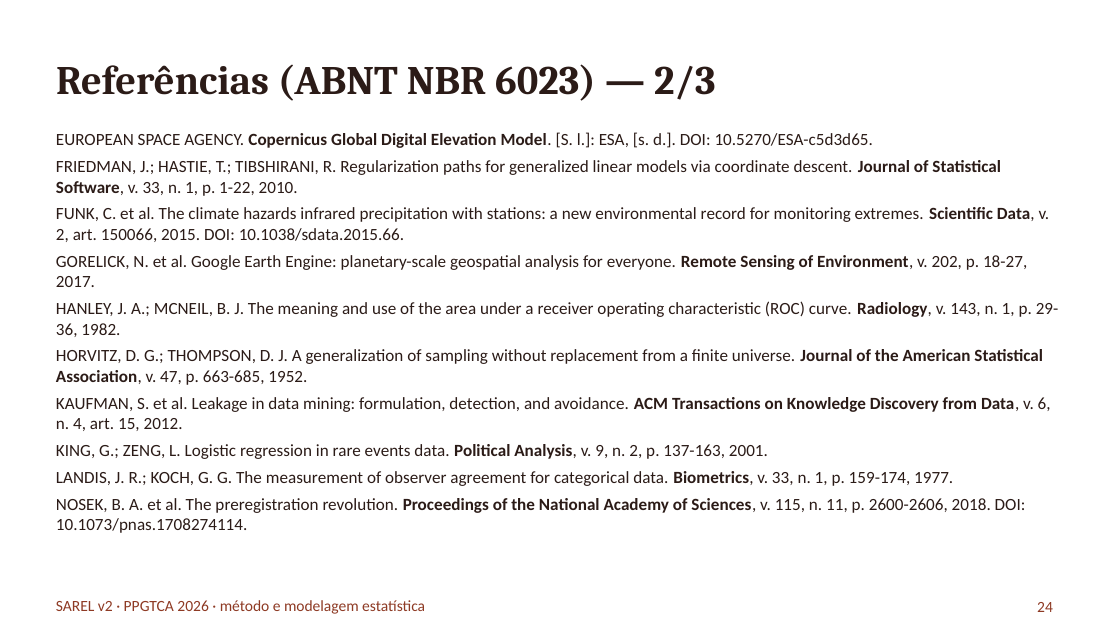
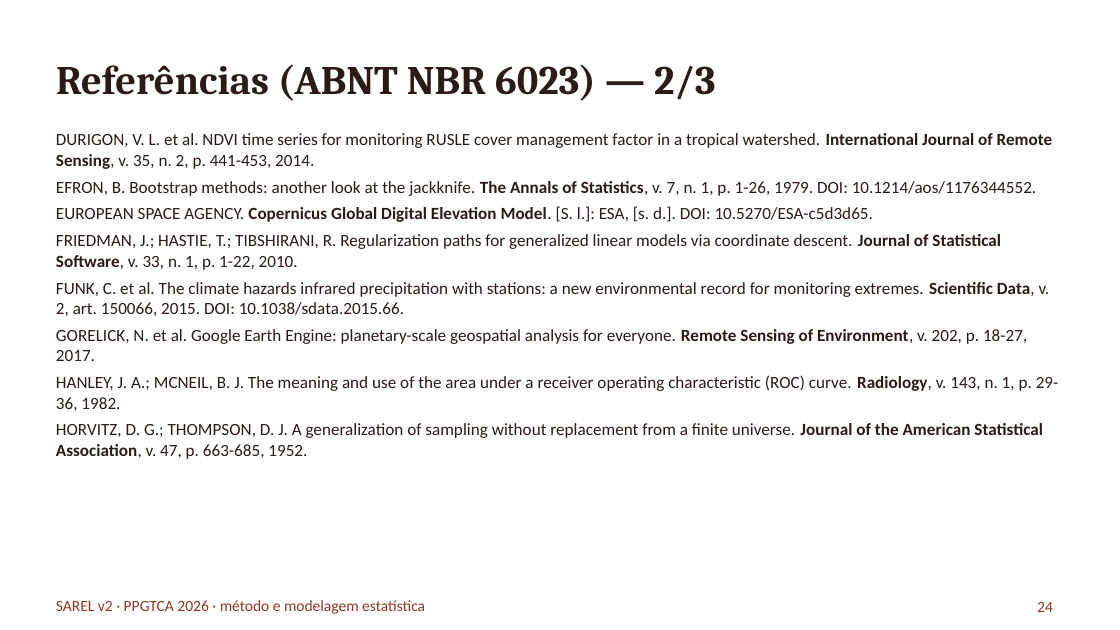
Before and after one commit to RedZardoz/localizador-erosao-v02, a slide deck: slide 24 of docs/Apresentacao_Pesquisa_SAREL_2026-10-06.pptx. Drawn at 1120x630 pixels with LibreOffice and Linux fonts; fonts in the diff are those of the drawing. Boxes give left, top, right and bottom in pixels: in the first picture for what was removed or moved away, otherwise in the second. Text is boxed around its words. In the diff, an @@ line names an element or a change of style, - is before the commit and + after.

```diff
--- a/docs/Apresentacao_Pesquisa_SAREL_2026-10-06.pptx
+++ b/docs/Apresentacao_Pesquisa_SAREL_2026-10-06.pptx
@@ text at (56, 133, 1053, 196): paragraphs added @@
+DURIGON, V. L. et al. NDVI time series for monitoring RUSLE cover management factor in a tropical watershed. International Journal of Remote Sensing, v. 35, n. 2, p. 441-453, 2014.
+EFRON, B. Bootstrap methods: another look at the jackknife. The Annals of Statistics, v. 7, n. 1, p. 1-26, 1979. DOI: 10.1214/aos/1176344552.
@@ text at (56, 397, 1051, 533): paragraphs removed @@
-KAUFMAN, S. et al. Leakage in data mining: formulation, detection, and avoidance. ACM Transactions on Knowledge Discovery from Data, v. 6, n. 4, art. 15, 2012.
-KING, G.; ZENG, L. Logistic regression in rare events data. Political Analysis, v. 9, n. 2, p. 137-163, 2001.
-LANDIS, J. R.; KOCH, G. G. The measurement of observer agreement for categorical data. Biometrics, v. 33, n. 1, p. 159-174, 1977.
-NOSEK, B. A. et al. The preregistration revolution. Proceedings of the National Academy of Sciences, v. 115, n. 11, p. 2600-2606, 2018. DOI: 10.1073/pnas.1708274114.
```
Also in this commit, not shown: 4 other slides changed, 1 slide added, 13 other files.
